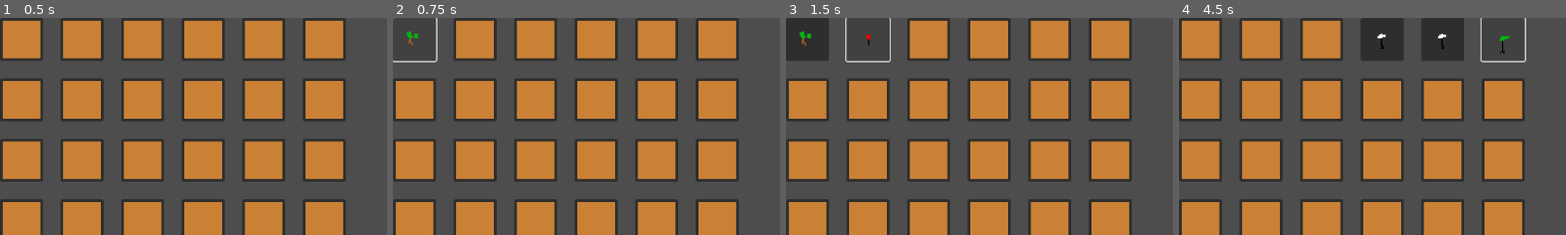
Above: before the commit, frames 1-4 (left to right).
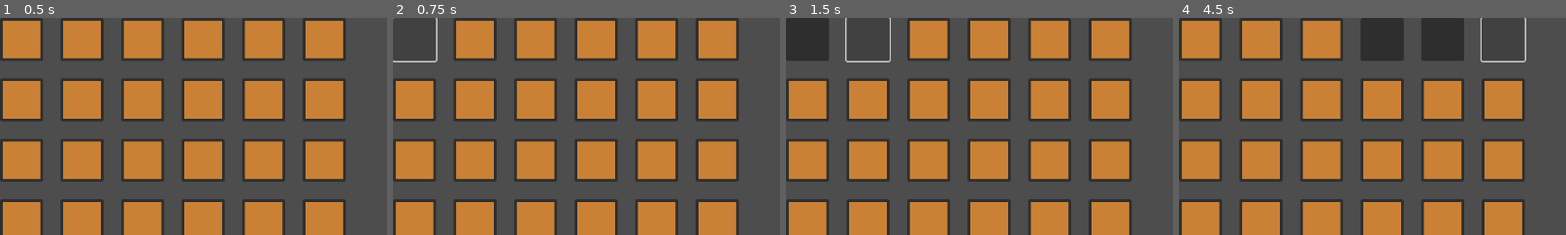
Above: after the commit, the same moments.

Repository: Ecaf-Dev/Botanica-da-Alma
Game: Godot game, scene res://Cenas/root.tscn
The game is run twice, just before and just after one commit, with the same random seed, the same clock (stepped at 60 frames per second) and the same inputs.
Inputs (mouse positions are % of the whole screen's width and height, from its top left):
- Up to frame 1 (0.5 s): no input
- Up to frame 2 (0.75 s): click (3, 5) at 0.5 s
- Up to frame 3 (1.5 s): click (11, 5) at 1.27 s
- Up to frame 4 (4.5 s): click (18, 5) at 2.02 s; click (26, 5) at 2.77 s; click (34, 5) at 3.52 s; click (42, 5) at 4.27 s
The pictures show only the part of the screen within x 0-50%, y 0-50%; the shares and areas given below are measured in that part.

Frame 1 is identical in both runs. In frame 2, less than 0.1% of the frame differs, in the area x 3-7%, y 6-13%; in frame 3, 0.1%; in frame 4, 0.2%, in the area x 51-86%, y 7-17%.

Commit message:
Adiconado ao script a leitura das novas plantas

Diff:
--- a/Godot-Botanica-da-Alma/Assets/Scripts/Card.gd
+++ b/Godot-Botanica-da-Alma/Assets/Scripts/Card.gd
@@ -4,7 +4,7 @@
 
 var estado = EstadoCarta.ABAIXADA
 var planta_data: PlantaData
-var texture_verso = preload("res://Assets/Art/Testes/card_verso.png")  # 🔥 CRIE ESTE SPRITE
+var texture_verso = preload("res://Assets/Art/Plantas/card_verso.png")  # 🔥 CRIE ESTE SPRITE
 
 func _ready():
 	configurar_aparencia()
--- a/Godot-Botanica-da-Alma/Assets/Scripts/GridContainer.gd
+++ b/Godot-Botanica-da-Alma/Assets/Scripts/GridContainer.gd
@@ -28,63 +28,166 @@
 	for child in get_children():
 		child.queue_free()
 
+
 func criar_banco_plantas() -> Array:
 	var plantas = []
 
-	# 🔥 CARREGA SEUS SPRITES - AJUSTE OS CAMINHOS!
-	var sprite_planta1 = load("res://Assets/Art/Testes/planta1.png")
-	var sprite_planta2 = load("res://Assets/Art/Testes/planta2.png")
-	var sprite_planta3 = load("res://Assets/Art/Testes/planta3.png")
-	var sprite_planta4 = load("res://Assets/Art/Testes/planta4.png")
-	var sprite_planta5 = load("res://Assets/Art/Testes/planta5.png")
-
-	# 🔥 CRIA AS PLANTAS COM SEUS SPRITES
-	plantas.append(PlantaData.new(
-		"planta_1",
+	# 🔥 CARREGA SEUS 15 SPRITES OFICIAIS
+	var sprites = {
+		"raiz_lumina": load("res://Assets/Art/Plantas/raiz_lumina.png"),
+		"flor_sussurro": load("res://Assets/Art/Plantas/flor_sussurro.png"),
+		"folha_orvalho": load("res://Assets/Art/Plantas/folha_orvalho.png"),
+		"cogumelo_brilhante": load("res://Assets/Art/Plantas/cogumelo_brilhante.png"),
+		"trevo_lunar": load("res://Assets/Art/Plantas/trevo_lunar.png"),
+		"vinha_espinhosa": load("res://Assets/Art/Plantas/vinha_espinhosa.png"),
+		"semente_cristal": load("res://Assets/Art/Plantas/semente_cristal.png"),
+		"erva_vale": load("res://Assets/Art/Plantas/erva_vale.png"),
+		"musgo_antigo": load("res://Assets/Art/Plantas/musgo_antigo.png"),
+		"flor_cardinal": load("res://Assets/Art/Plantas/flor_cardinal.png"),
+		"raiz_amarga": load("res://Assets/Art/Plantas/raiz_amarga.png"),
+		"lirio_noturno": load("res://Assets/Art/Plantas/lirio_noturno.png"),
+		"samambaia_prateada": load("res://Assets/Art/Plantas/samambaia_prateada.png"),
+		"broto_carvalho": load("res://Assets/Art/Plantas/broto_carvalho.png"),
+		"orquidea_selvagem": load("res://Assets/Art/Plantas/orquidea_selvagem.png")
+	}
+
+	# 🔥 CRIA AS 15 PLANTAS OFICIAIS
+	plantas.append(PlantaData.new(
+		"raiz_lumina",
 		"Raiz de Lumina",
 		"COMUM",
-		sprite_planta1,
+		sprites["raiz_lumina"],
 		"Uma raiz que brilha suavemente no escuro",
 		"FLORESTA"
 	))
 
 	plantas.append(PlantaData.new(
-		"planta_2",
+		"flor_sussurro",
 		"Flor Sussurro",
 		"COMUM",
-		sprite_planta2,
+		sprites["flor_sussurro"],
 		"Emite um sussurro suave ao vento",
 		"FLORESTA"
 	))
 
 	plantas.append(PlantaData.new(
-		"planta_3",
+		"folha_orvalho",
+		"Folha de Orvalho",
+		"COMUM",
+		sprites["folha_orvalho"],
+		"Conserva gotas de orvalho matinal",
+		"FLORESTA"
+	))
+
+	plantas.append(PlantaData.new(
+		"cogumelo_brilhante",
+		"Cogumelo Brilhante",
+		"INCOMUM",
+		sprites["cogumelo_brilhante"],
+		"Brilha com uma luz azulada na escuridão",
+		"FLORESTA"
+	))
+
+	plantas.append(PlantaData.new(
+		"trevo_lunar",
 		"Trevo Lunar",
 		"RARO",
-		sprite_planta3,
+		sprites["trevo_lunar"],
 		"Só floresce sob a luz da lua cheia",
 		"FLORESTA"
 	))
 
 	plantas.append(PlantaData.new(
-		"planta_4",
+		"vinha_espinhosa",
+		"Vinha Espinhosa",
+		"COMUM",
+		sprites["vinha_espinhosa"],
+		"Cresce rapidamente e se defende com espinhos",
+		"FLORESTA"
+	))
+
+	plantas.append(PlantaData.new(
+		"semente_cristal",
+		"Semente Cristal",
+		"RARO",
+		sprites["semente_cristal"],
+		"Brilha como cristal sob a luz do sol",
+		"FLORESTA"
+	))
+
+	plantas.append(PlantaData.new(
+		"erva_vale",
 		"Erva do Vale",
 		"COMUM",
-		sprite_planta4,
+		sprites["erva_vale"],
 		"Cresce nos vales mais profundos da floresta",
 		"FLORESTA"
 	))
 
 	plantas.append(PlantaData.new(
-		"planta_5",
-		"Cogumelo Brilhante",
+		"musgo_antigo",
+		"Musgo Antigo",
+		"COMUM",
+		sprites["musgo_antigo"],
+		"Carrega a sabedoria das árvores ancestrais",
+		"FLORESTA"
+	))
+
+	plantas.append(PlantaData.new(
+		"flor_cardinal",
+		"Flor Cardinal",
 		"INCOMUM",
-		sprite_planta5,
-		"Brilha com uma luz azulada na escuridão",
-		"FLORESTA"
-	))
-
-	print("Banco de plantas carregado: ", plantas.size(), " plantas")
+		sprites["flor_cardinal"],
+		"Sempre aponta na direção norte",
+		"FLORESTA"
+	))
+
+	plantas.append(PlantaData.new(
+		"raiz_amarga",
+		"Raiz Amarga",
+		"INCOMUM",
+		sprites["raiz_amarga"],
+		"Tem propriedades medicinais poderosas",
+		"FLORESTA"
+	))
+
+	plantas.append(PlantaData.new(
+		"lirio_noturno",
+		"Lírio Noturno",
+		"RARO",
+		sprites["lirio_noturno"],
+		"Floresce apenas durante a noite",
+		"FLORESTA"
+	))
+
+	plantas.append(PlantaData.new(
+		"samambaia_prateada",
+		"Samambaia Prateada",
+		"INCOMUM",
+		sprites["samambaia_prateada"],
+		"Suas folhas refletem a luz como prata",
+		"FLORESTA"
+	))
+
+	plantas.append(PlantaData.new(
+		"broto_carvalho",
+		"Broto de Carvalho",
+		"COMUM",
+		sprites["broto_carvalho"],
+		"O início de uma grande árvore ancestral",
+		"FLORESTA"
+	))
+
+	plantas.append(PlantaData.new(
+		"orquidea_selvagem",
+		"Orquídea Selvagem",
+		"RARO",
+		sprites["orquidea_selvagem"],
+		"Rara e bela, encontrada apenas em locais secretos",
+		"FLORESTA"
+	))
+
+	print("🌿 Banco oficial carregado: ", plantas.size(), " plantas")
 	return plantas
 
 func gerar_pares_plantas() -> Array:
Binary file added: Godot-Botanica-da-Alma/Assets/Art/Plantas/Broto de Carvalho.png
Not shown, added: Godot-Botanica-da-Alma/Assets/Art/Plantas/Broto de Carvalho.png.import
Binary file added: Godot-Botanica-da-Alma/Assets/Art/Plantas/Cogumelo Brilhante.png
Not shown, added: Godot-Botanica-da-Alma/Assets/Art/Plantas/Cogumelo Brilhante.png.import
Binary file added: Godot-Botanica-da-Alma/Assets/Art/Plantas/Erva do Vale.png
Not shown, added: Godot-Botanica-da-Alma/Assets/Art/Plantas/Erva do Vale.png.import
Binary file added: Godot-Botanica-da-Alma/Assets/Art/Plantas/Flor Cardinal.png
Not shown, added: Godot-Botanica-da-Alma/Assets/Art/Plantas/Flor Cardinal.png.import
Binary file added: Godot-Botanica-da-Alma/Assets/Art/Plantas/Flor Sussurro.png
Not shown, added: Godot-Botanica-da-Alma/Assets/Art/Plantas/Flor Sussurro.png.import
Binary file added: Godot-Botanica-da-Alma/Assets/Art/Plantas/Folha de Orvalho.png
Not shown, added: Godot-Botanica-da-Alma/Assets/Art/Plantas/Folha de Orvalho.png.import
(and 39 more such lines)
